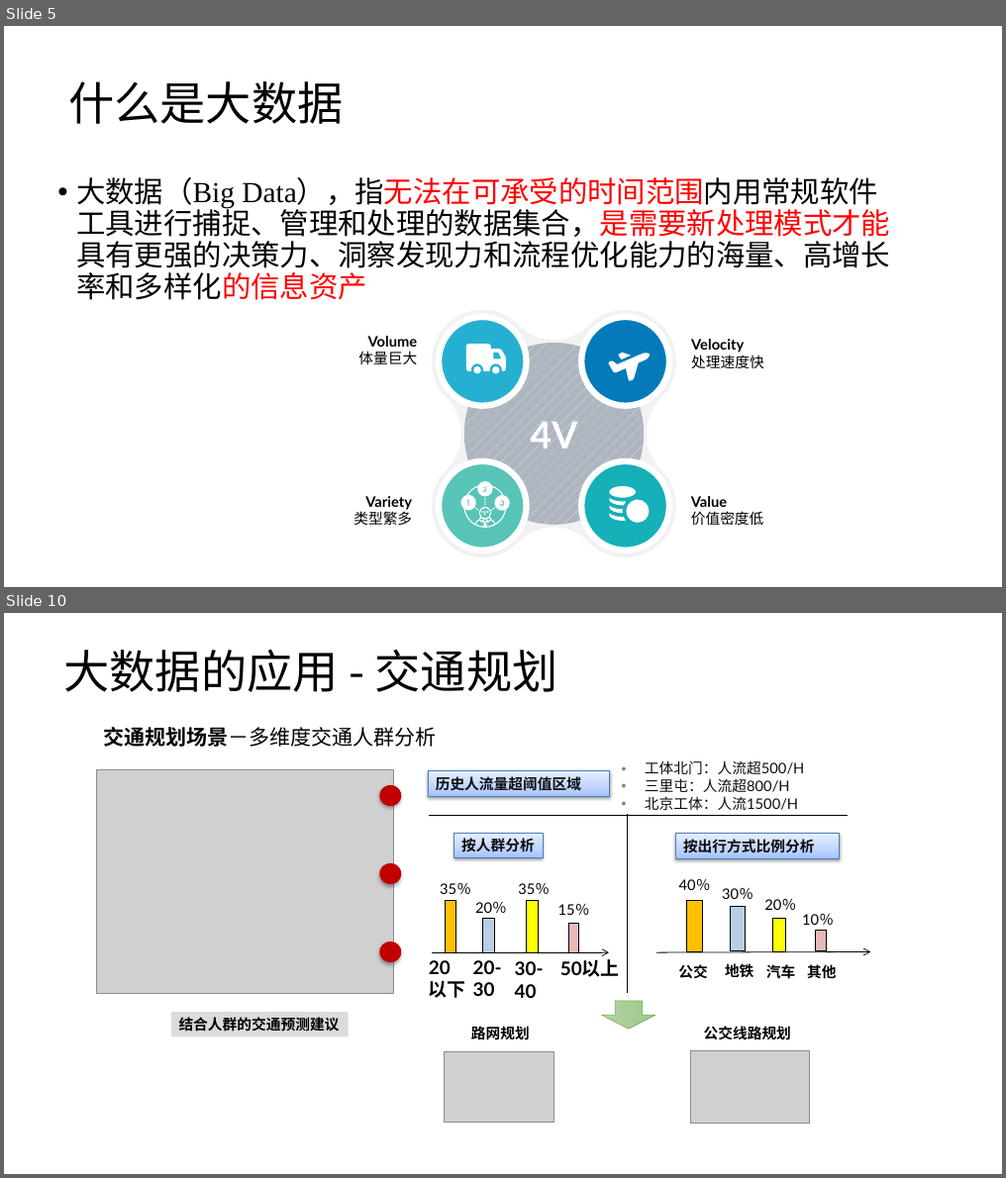
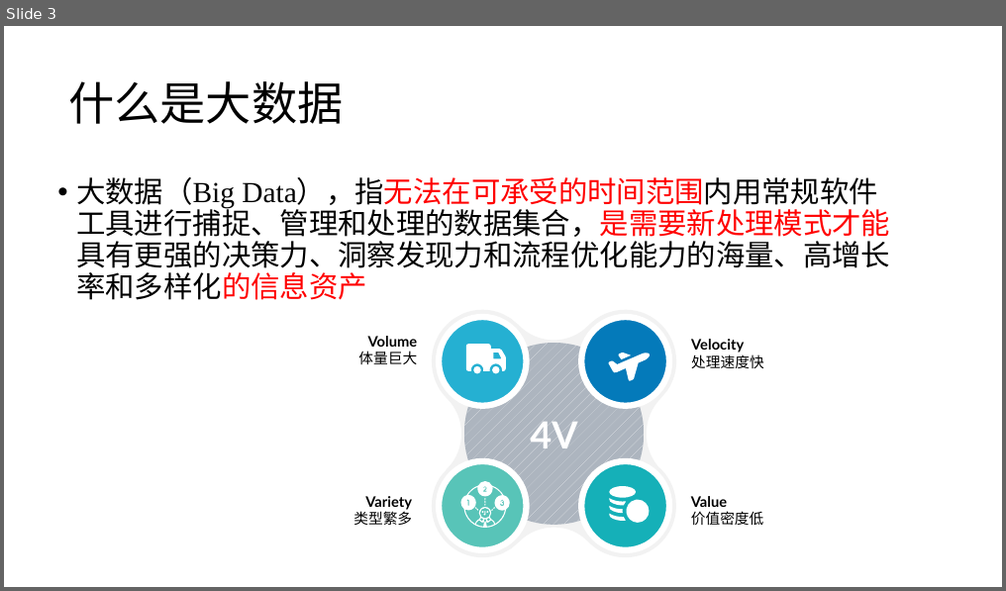
Before and after one commit to yishuai/bigalgo, a slide deck: ppt/0-overview.pptx. Shown one above the other, each under a label of ours: slides 5 and 10 before the commit, slide 3 after it; the slides between them are not shown. The pictures are 1006x1178 and 1006x591 pixels, drawn with LibreOffice and Linux fonts; fonts in the diff are those of the drawing; grey boxes stand for pictures. Boxes give left, top, right and bottom in pixels: in the first picture for what was removed or moved away, otherwise in the second. Text is boxed around its words. In the diff, an @@ line names an element or a change of style, - is before the commit and + after.

```diff
--- a/ppt/0-overview.pptx
+++ b/ppt/0-overview.pptx
@@ slide 10 removed at (4,613,1002,1174), background #FFFFFF @@
@@ title removed at (64,650,558,692) @@
-大数据的应用 - 交通规划
@@ text removed at (103,727,437,747) @@
-交通规划场景－多维度交通人群分析
@@ text removed at (645,761,804,811) @@
-● 工体北门：人流超500/H
-● 三里屯：人流超800/H
-● 北京工体：人流1500/H
@@ picture removed at (97,769,394,994) @@
@@ ellipse removed at (380,785,402,806) @@
@@ rectangle removed at (429,771,610,796) @@
-历史人流量超阈值区域
@@ ellipse removed at (380,863,402,884) @@
@@ group removed at (421,814,871,1005): 16 texts, 10 rectangles, 2 arrows, 2 lines @@
-10％
-按出行方式比例分析
-公交
-地铁
-汽车
-其他
-30％
-按人群分析
-20以下
-20-30
-30-40
-35％
-20％
-50以上
-35％
-15％
-40％
-20％
@@ ellipse removed at (380,942,402,962) @@
@@ rectangle removed at (171,1012,349,1038) @@
-结合人群的交通预测建议
@@ right arrow removed at (601,1001,656,1029) @@
@@ group removed at (445,1024,810,1124): 2 pictures, 2 texts @@
-路网规划
-公交线路规划
@@ what was slide 5 is now slide 3 @@
```
Also in this commit, not shown: 2 slides changed, 2 slides added, 11 other slides removed, 54 other files.
